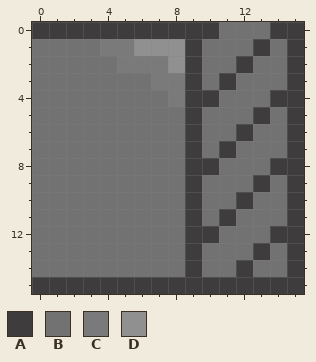
Pixel-art sprite: assets/Dungeon Wall Bottom.png. The picture above is the old version.
The file is 64x64 pixels, drawn in blocks of 4x4; one block is one cell here.
Palette (. is transparent): A #3e3c3c  B #727272  C #7a7a7a  D #909090
Pixels before, first column x 0:
 0 AAAAAAAAAAABBBAA
 1 BBBBCCDDDABBBABA
 2 BBBBBCCCDABBABBA
 3 BBBBBBBCCABABBBA
 4 BBBBBBBBCAABBBAA
 5 BBBBBBBBBABBBABA
 6 BBBBBBBBBABBABBA
 7 BBBBBBBBBABABBBA
 8 BBBBBBBBBAABBBAA
 9 BBBBBBBBBABBBABA
10 BBBBBBBBBABBABBA
11 BBBBBBBBBABABBBA
12 BBBBBBBBBAABBBAA
13 BBBBBBBBBABBBABA
14 BBBBBBBBBABBABBA
15 AAAAAAAAAAAAAAAA
Now the later version:
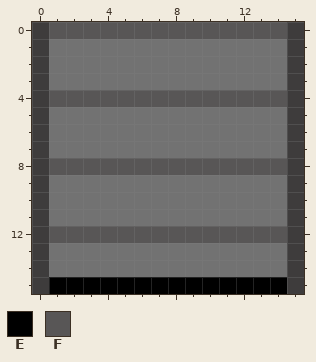
Colours new in this view: E #000000  F #585656
The commit says: Changed isometric view to tilted view for walls.
Change:
Changed rows in their new state; - is an unchanged pixel.
first column x 0:
 0 -FFFFFFFFFFFFFF
 1 A---BBBBBB---B-
 2 A----BBBBB--B--
 3 A------BBB-B---
 4 AFFFFFFFFFFFFFF
 5 A--------B---B-
 6 A--------B--B--
 7 A--------B-B---
 8 AFFFFFFFFFFFFFF
 9 A--------B---B-
10 A--------B--B--
11 A--------B-B---
12 AFFFFFFFFFFFFFF
13 A--------B---B-
14 A--------B--B--
15 -EEEEEEEEEEEEEE
